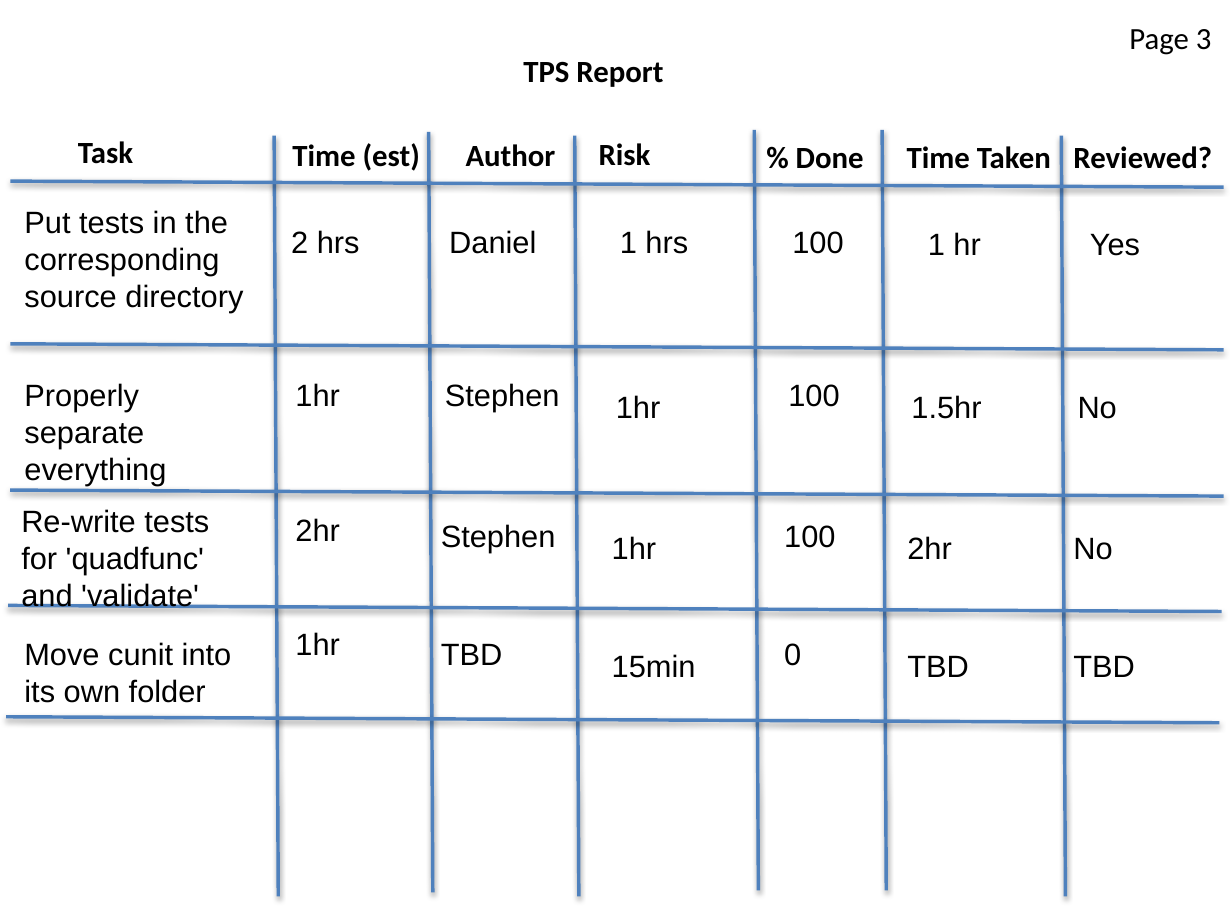
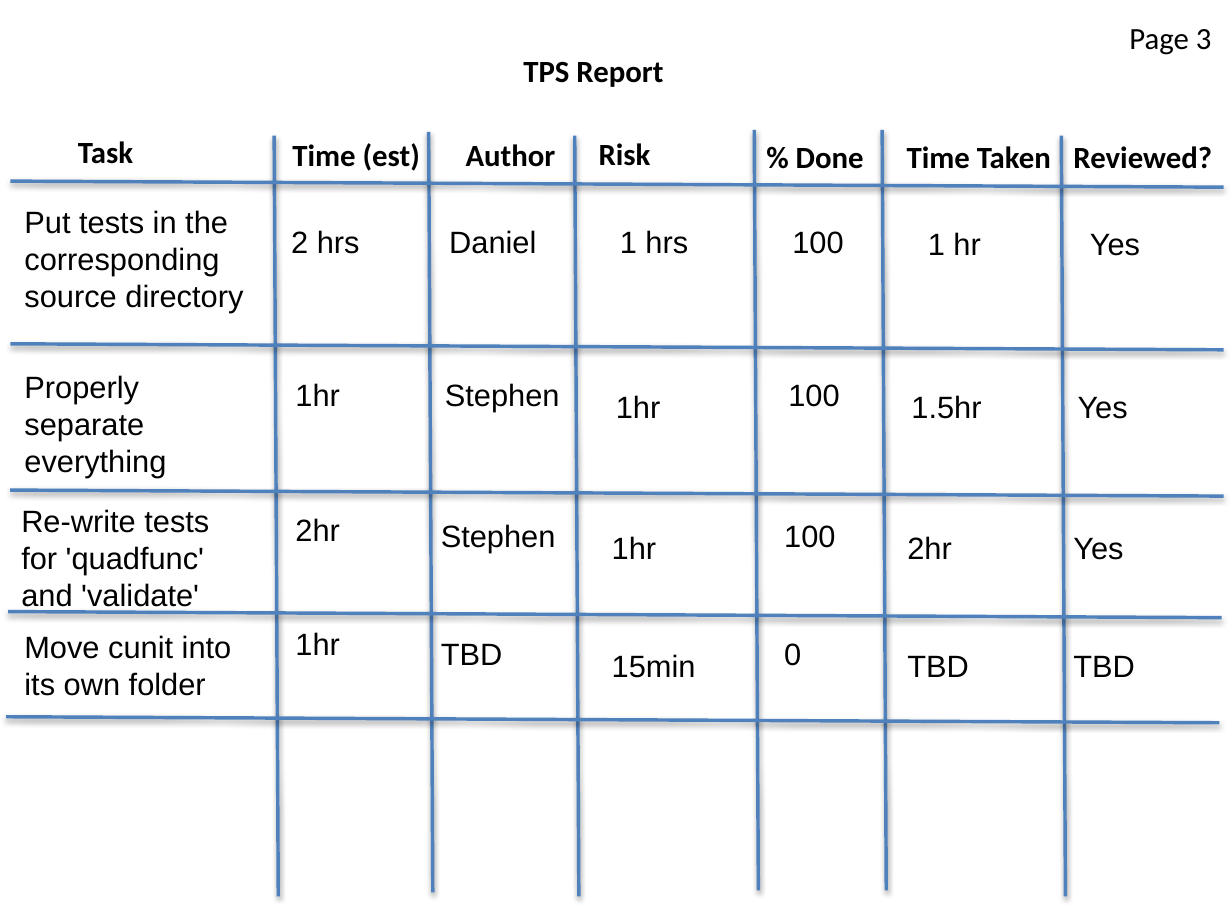
Before and after one commit to strangeprogrammer/CS4900QuadraticSolve, a slide deck: slide 4 of Tps_Stories.pptx. Drawn at 1232x924 pixels with LibreOffice and Linux fonts; fonts in the diff are those of the drawing. Boxes give left, top, right and bottom in pixels: in the first picture for what was removed or moved away, otherwise in the second. Text is boxed around its words. In the diff, an @@ line names an element or a change of style, - is before the commit and + after.

```diff
--- a/Tps_Stories.pptx
+++ b/Tps_Stories.pptx
@@ text "Properly separate everything": place and size @@
-text "Properly separate everything" at (24, 383, 166, 485)
+text "Properly separate everything" at (24, 375, 166, 477)
@@ text at (1078, 396, 1128, 419): text changed @@
-No
+Yes
@@ text at (1073, 537, 1123, 560): text changed @@
-No
+Yes
@@ line moved from (9, 605) - (1221, 611) to (9, 611) - (1221, 617) @@
@@ text "Move cunit into its own ...": place and size @@
-text "Move cunit into its own ..." at (24, 642, 232, 703)
+text "Move cunit into its own ..." at (24, 635, 232, 696)
```
Also in this commit, not shown: 3 other files.
